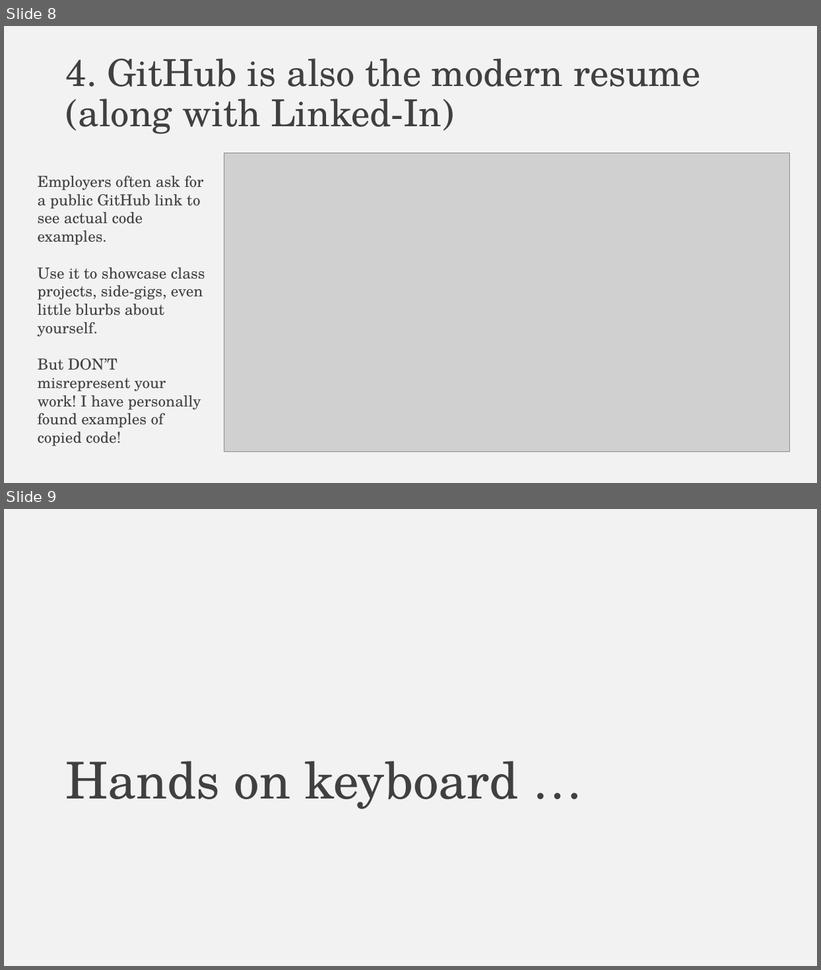
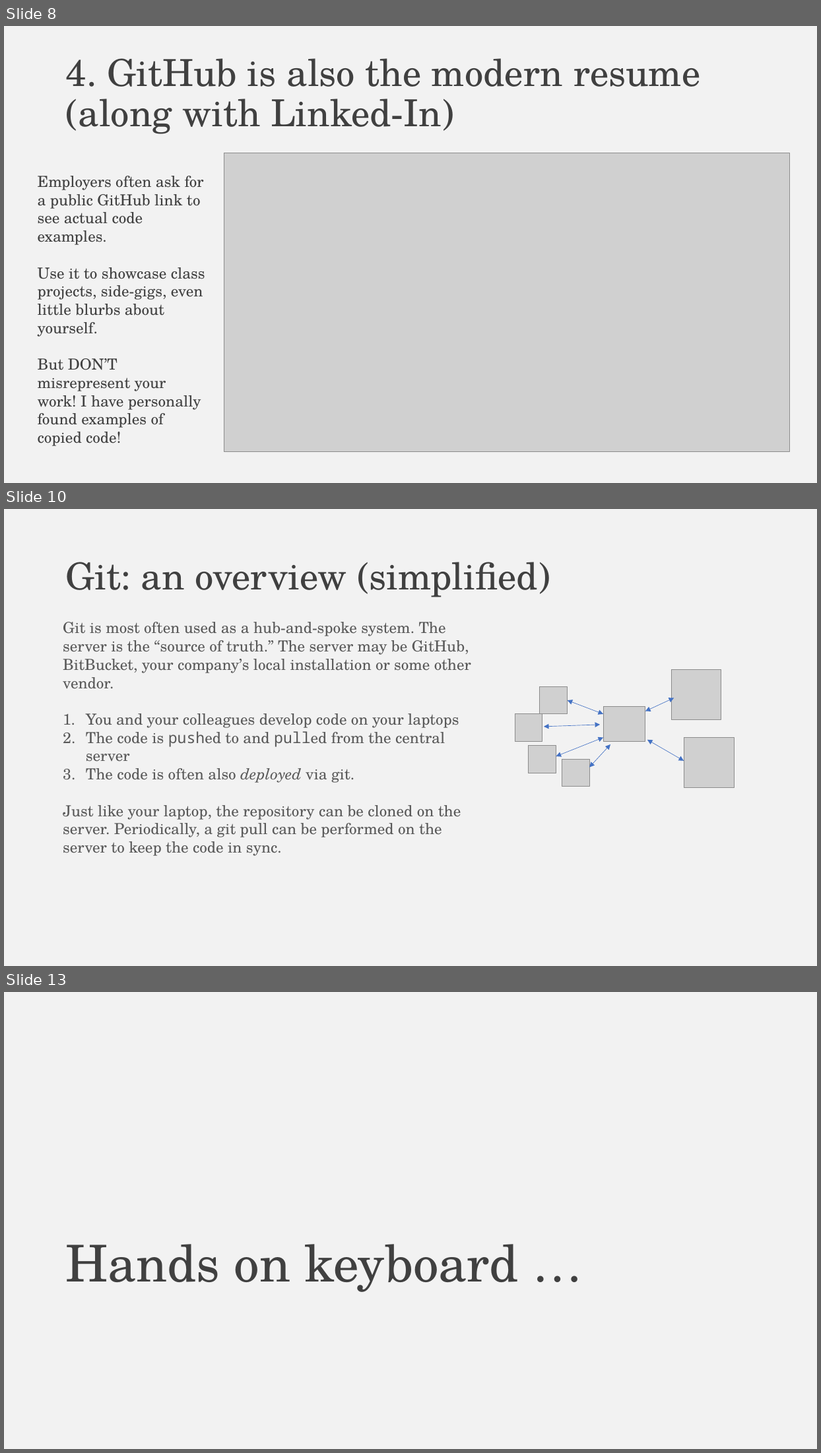
Before and after one commit to falconair/ProgrammingForAnalytics, a slide deck: lectures/050_git_version_control/Why do you need version control.pptx. Shown one above the other, each under a label of ours: slides 8 and 9 before the commit, slides 8, 10 and 13 after it; the slides between them are not shown. The pictures are 821x970 and 821x1453 pixels, drawn with LibreOffice and Linux fonts; fonts in the diff are those of the drawing; grey boxes stand for pictures. Boxes give left, top, right and bottom in pixels: in the first picture for what was removed or moved away, otherwise in the second. Text is boxed around its words. In the diff, an @@ line names an element or a change of style, - is before the commit and + after.

```diff
--- a/lectures/050_git_version_control/Why do you need version control.pptx
+++ b/lectures/050_git_version_control/Why do you need version control.pptx
@@ slide 10 added at (4,509,817,966), background #F2F2F2 @@
@@ title added at (66,562,550,597), 44 pt, text #404040 @@
+Git: an overview (simplified)
@@ text added at (63,622,471,856), 18 pt, text #595959 @@
+Git is most often used as a hub-and-spoke system. The server is the “source of truth.” The server may be GitHub, BitBucket, your company’s local installation or some other vendor.
+1. You and your colleagues develop code on your laptops
+2. The code is pushed to and pulled from the central server
+3. The code is often also deployed via git.
+Just like your laptop, the repository can be cloned on the server. Periodically, a git pull can be performed on the server to keep the code in sync.
@@ picture added at (540,687,568,714) @@
@@ picture added at (671,669,721,720) @@
@@ double arrow added from (568, 700) to (604, 714), #4472C4 0.5 pt @@
@@ double arrow added from (675, 698) to (646, 712), #4472C4 0.5 pt @@
@@ picture added at (516,714,543,741) @@
@@ double arrow added from (544, 727) to (601, 725), #4472C4 0.5 pt @@
@@ picture added at (604,707,646,742) @@
@@ picture added at (529,746,556,773) @@
@@ double arrow added from (556, 757) to (604, 738), #4472C4 0.5 pt @@
@@ double arrow added from (589, 768) to (611, 745), #4472C4 0.5 pt @@
@@ double arrow added from (684, 761) to (648, 740), #4472C4 0.5 pt @@
@@ picture added at (684,738,734,788) @@
@@ picture added at (562,760,589,787) @@
@@ what was slide 9 is now slide 13 @@
```
Also in this commit, not shown: 1 slide changed, 10 other slides added, 3 other files.
